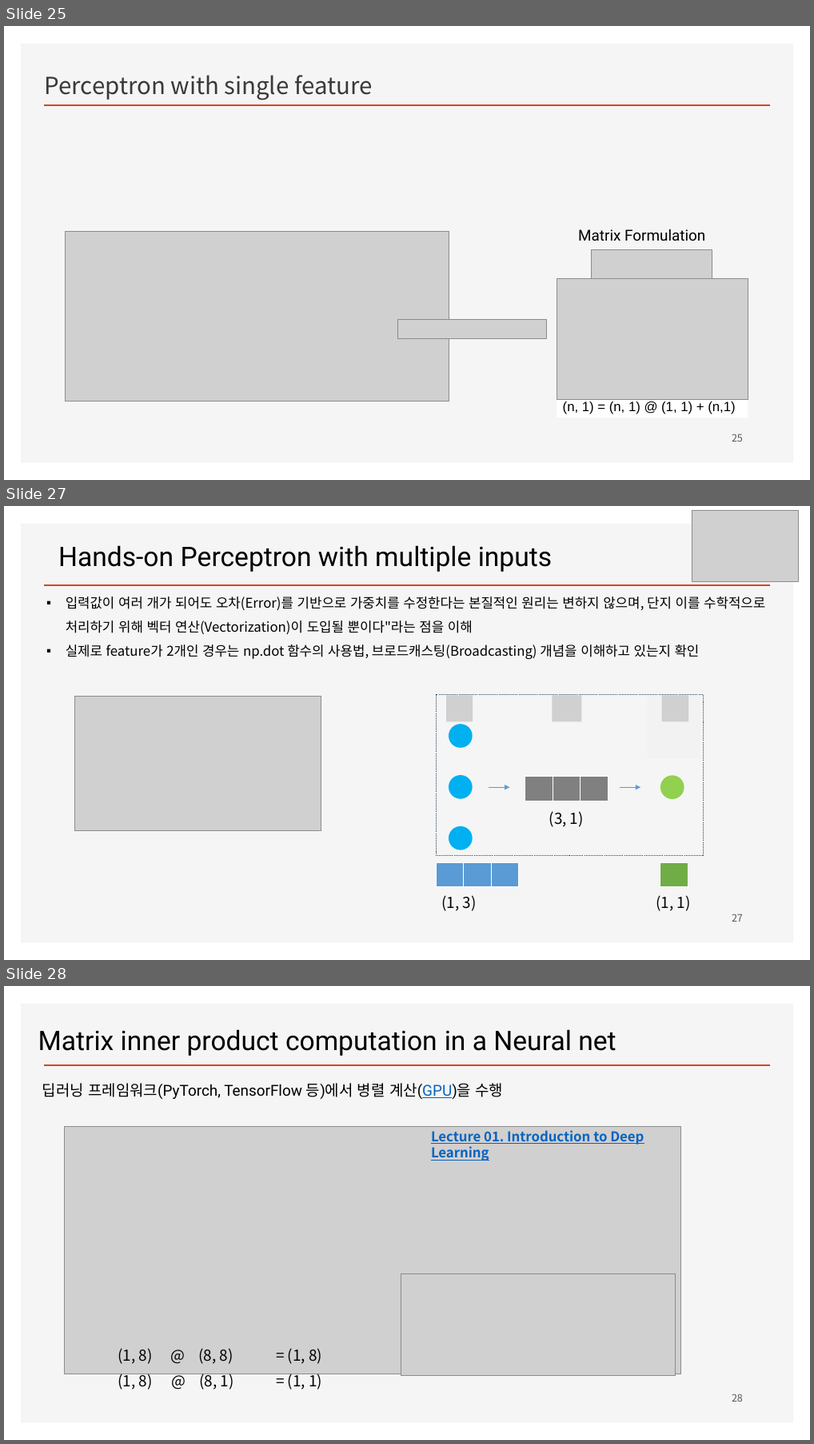
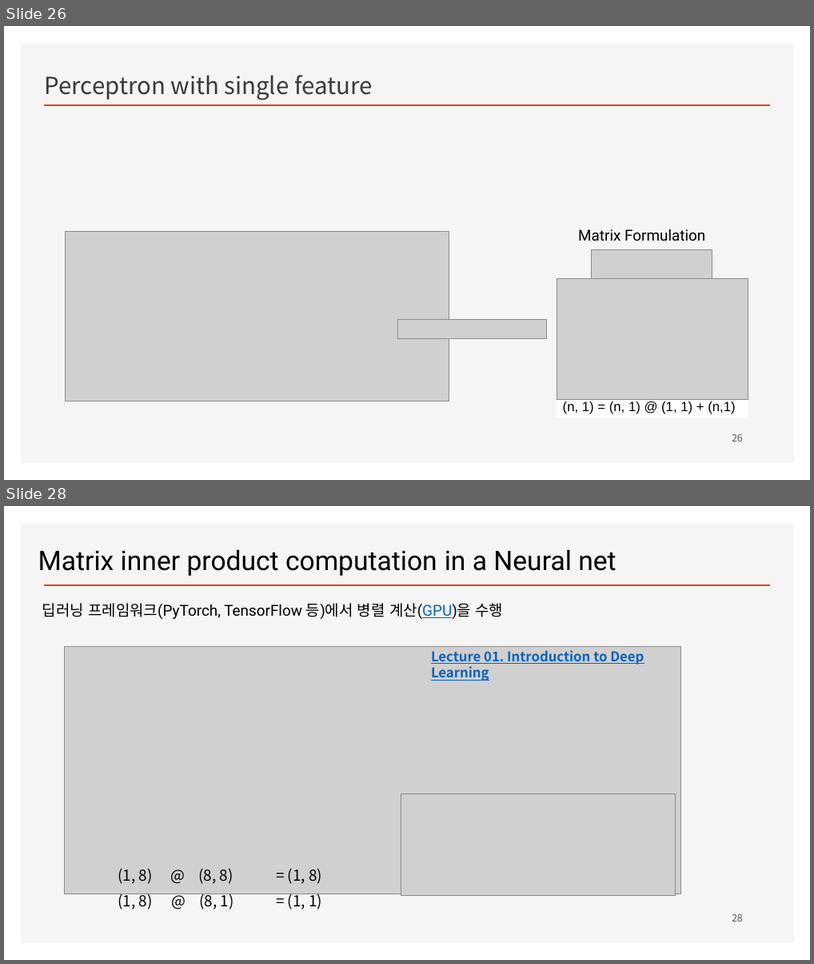
Before and after one commit to ancestor9/mathematics-for-machine-learning, a slide deck: Linear_Algebra/w4_Perceptron_Regression.pptx. Shown one above the other, each under a label of ours: slides 25, 27 and 28 before the commit, slides 26 and 28 after it; the slides between them are not shown. The pictures are 814x1444 and 814x964 pixels, drawn with LibreOffice and Linux fonts; fonts in the diff are those of the drawing; grey boxes stand for pictures; background and template pictures are left out. Boxes give left, top, right and bottom in pixels: in the first picture for what was removed or moved away, otherwise in the second. Text is boxed around its words. In the diff, an @@ line names an element or a change of style, - is before the commit and + after.

```diff
--- a/Linear_Algebra/w4_Perceptron_Regression.pptx
+++ b/Linear_Algebra/w4_Perceptron_Regression.pptx
@@ slide 27 removed at [4, 506, 810, 960], background #FFFFFF; not listed: 2 template elements that a slide beside it also shows @@
@@ picture removed at [692, 510, 799, 581] @@
@@ text removed at [58, 545, 552, 572] @@
-Hands-on Perceptron with multiple inputs
@@ text removed at [66, 596, 766, 659] @@
-▪ 입력값이 여러 개가 되어도 오차(Error)를 기반으로 가중치를 수정한다는 본질적인 원리는 변하지 않으며, 단지 이를 수학적으로 처리하기 위해 벡터 연산(Vectorization)이 도입될 뿐이다"라는 점을 이해
-▪ 실제로 feature가 2개인 경우는 np.dot 함수의 사용법, 브로드캐스팅(Broadcasting) 개념을 이해하고 있는지 확인
@@ picture removed at [74, 696, 322, 830] @@
@@ rectangle removed at [437, 695, 704, 855] @@
@@ picture removed at [447, 696, 474, 722] @@
@@ picture removed at [553, 696, 582, 722] @@
@@ rectangle removed at [648, 695, 702, 758] @@
@@ picture removed at [662, 696, 689, 722] @@
@@ ellipse removed at [449, 724, 472, 748] @@
@@ ellipse removed at [449, 775, 472, 798] @@
@@ arrow removed from (489, 788) to (510, 788) @@
@@ table removed at [526, 776, 609, 801], 1 rows, 3 columns @@
- |  | 
@@ arrow removed from (621, 788) to (641, 788) @@
@@ ellipse removed at [661, 776, 685, 799] @@
@@ text removed at [550, 811, 584, 827] @@
-(3, 1)
@@ ellipse removed at [449, 826, 472, 850] @@
@@ table removed at [437, 862, 520, 887], 1 rows, 3 columns @@
- |  | 
@@ table removed at [661, 862, 689, 887], 1 rows, 1 columns @@
-
@@ text removed at [442, 895, 477, 911] @@
-(1, 3)
@@ text removed at [656, 895, 691, 911] @@
-(1, 1)
@@ page number removed at [732, 913, 743, 921] @@
-27
@@ what was slide 25 is now slide 26 @@
@@ page number at [732, 433, 743, 441]: text changed @@
-25
+26
```
Also in this commit, not shown: 9 slides changed, 5 slides added, 4 other slides removed.
